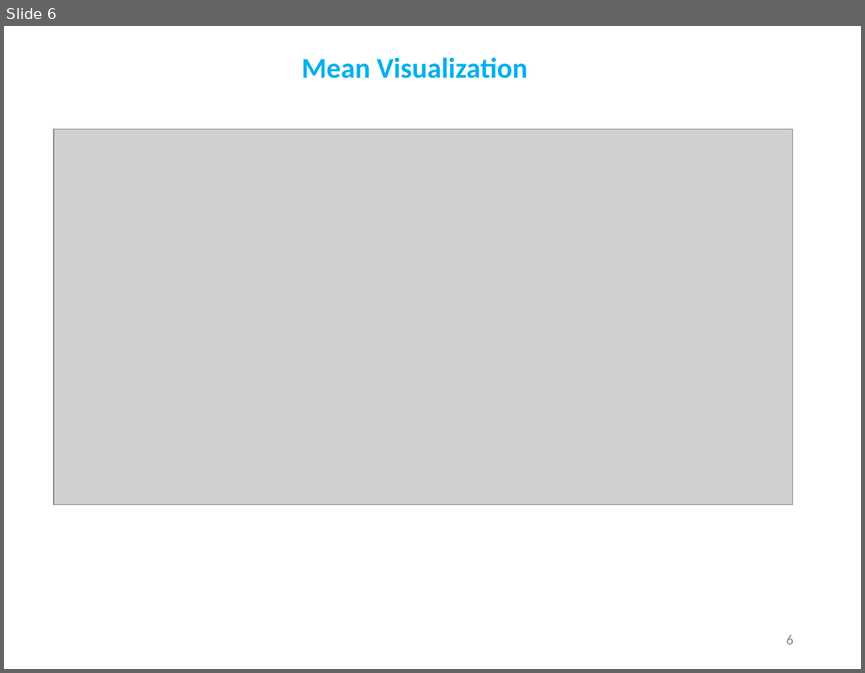
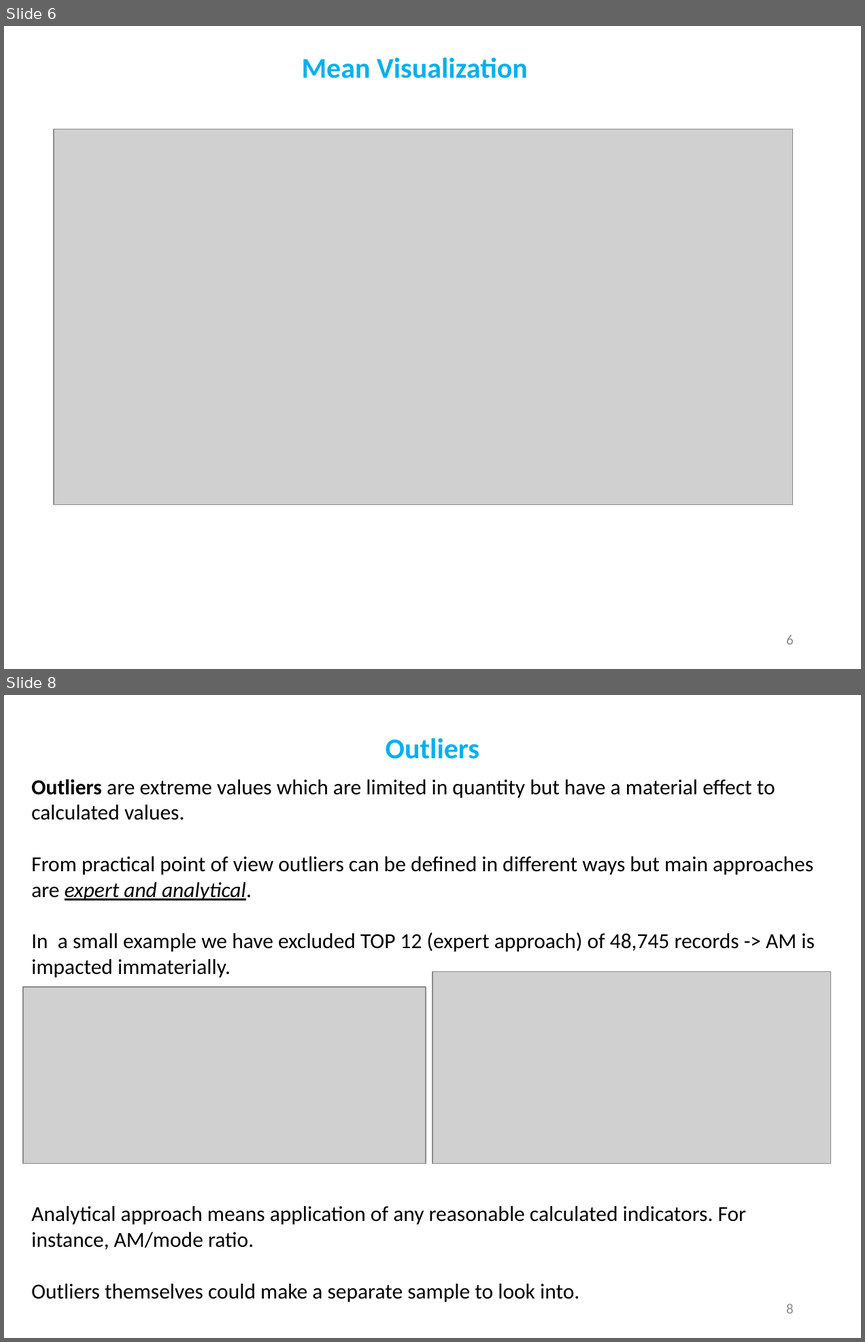
Before and after one commit to demydd/Exploratory-Analysis-, a slide deck: Exploratory_Analysis.pptx. Shown one above the other, each under a label of ours: slide 6 before the commit, slides 6 and 8 after it; the slides between them are not shown. The pictures are 865x673 and 865x1342 pixels, drawn with LibreOffice and Linux fonts; fonts in the diff are those of the drawing; grey boxes stand for pictures. Boxes give left, top, right and bottom in pixels: in the first picture for what was removed or moved away, otherwise in the second. Text is boxed around its words. In the diff, an @@ line names an element or a change of style, - is before the commit and + after.

Commit message:
outliers are added.

```diff
--- a/Exploratory_Analysis.pptx
+++ b/Exploratory_Analysis.pptx
@@ slide 8 added at (4,695,861,1338), background #FFFFFF @@
@@ title added at (385,738,479,759), 24 pt, text #00B0F0, bold @@
+Outliers
@@ text added at (31,779,815,977), 18 pt, text #000000 @@
+Outliers are extreme values which are limited in quantity but have a material effect to calculated values.
+From practical point of view outliers can be defined in different ways but main approaches are expert and analytical.
+In a small example we have excluded TOP 12 (expert approach) of 48,745 records -> AM is impacted immaterially.
@@ picture added at (432,972,831,1163) @@
@@ picture added at (23,986,426,1163) @@
@@ text added at (31,1206,747,1302), 18 pt, text #000000 @@
+Analytical approach means application of any reasonable calculated indicators. For instance, AM/mode ratio.
+Outliers themselves could make a separate sample to look into.
@@ page number added at (786,1304,793,1313), 12 pt, text #8C8C8C @@
+8
```
Also in this commit, not shown: 1 slide changed.
